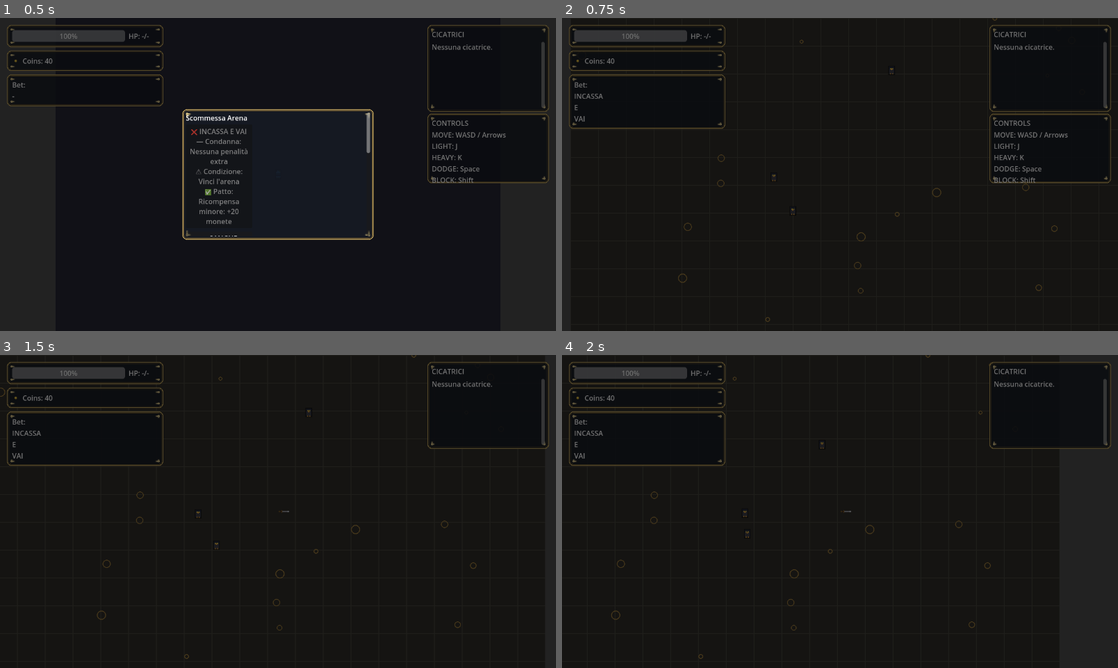
Above: before the commit, frames 1-4 (two rows, left to right).
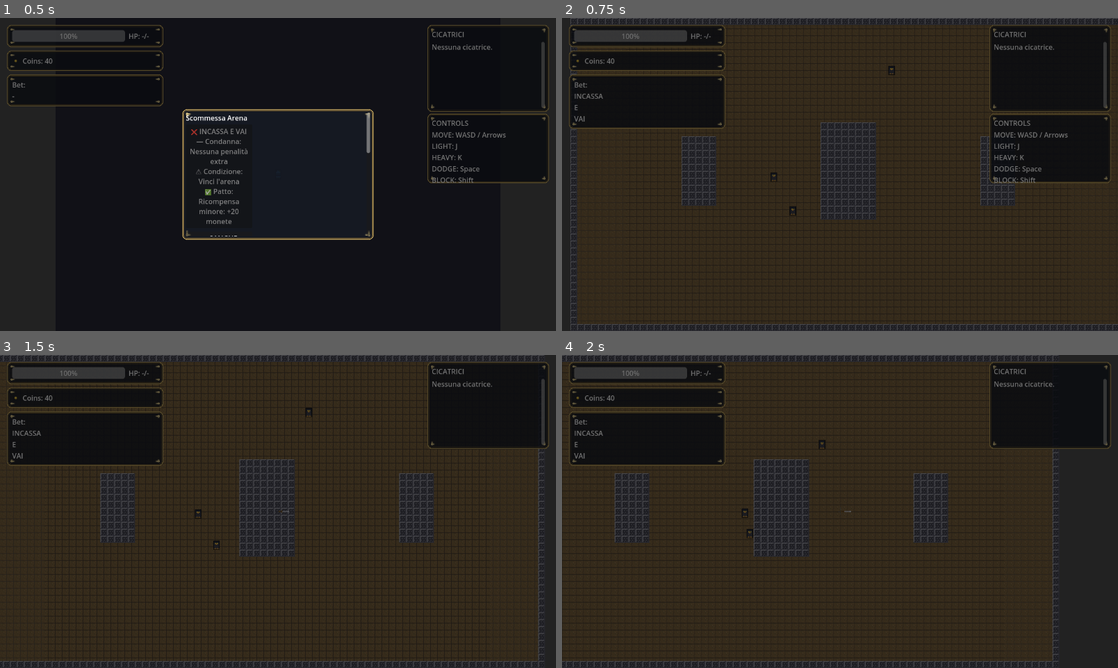
Above: after the commit, the same moments.

Repository: Faratas410/Gallicus-2.0
Game: Godot game, scene res://scenes/Main.tscn
Two runs of this game, one before a commit and one after it. Both use one fixed random seed, a clock stepped at 60 frames per second and the inputs below.
Inputs (mouse positions are in pixels of both pictures, inside the frame that each line leads up to):
- Up to frame 1 (0.5 s): no input
- Up to frame 2 (0.75 s): click "❌ INCASSA E VAI — Condanna: N…" at 0.5 s
- Up to frame 3 (1.5 s): tap Enter at 1.25 s; move the mouse to (400, 495) at 1.27 s; hold D (move_right) from 1.28 s (still down); tap K (attack_heavy) at 1.35 s; click (400, 495) at 1.42 s
- Up to frame 4 (2 s): keep holding D (move_right)

Frame 1 is identical in both runs. In frame 2, 59% of the frame differs, in the area x 1-100%, y 0-100%; in frame 3, 62%; in frame 4, 63%, in the area x 0-90%, y 0-100%.

Commit message:
Update arenas to tilemap visuals and pixel filters

Diff:
--- a/scenes/Player.tscn
+++ b/scenes/Player.tscn
@@ -26,13 +26,13 @@
 modulate = Color(0.2, 0.6, 0.9, 1)
 texture = ExtResource("2")
 centered = true
-texture_filter = 1
+texture_filter = 2
 
 [node name="SwordSprite" type="Sprite2D" parent="."]
 position = Vector2(10, -10)
 texture = ExtResource("3")
 centered = true
-texture_filter = 1
+texture_filter = 2
 z_index = 10
 visible = true
 
--- a/scenes/UI.tscn
+++ b/scenes/UI.tscn
@@ -109,6 +109,7 @@
 expand_mode = 1
 stretch_mode = 5
 texture = ExtResource("5")
+texture_filter = 2
 
 [node name="CoinsLabel" type="Label" parent="HUD/SafeMargin/TopRow/LeftColumn/CoinsRow/CoinsContent"]
 autowrap_mode = 2
--- a/scenes/arenas/Arena_01_TrainingYard.tscn
+++ b/scenes/arenas/Arena_01_TrainingYard.tscn
@@ -1,6 +1,6 @@
 [gd_scene format=3]
 
-[ext_resource type="Texture2D" path="res://assets/arenas/training_yard.png" id="1"]
+[ext_resource type="Script" path="res://scripts/arena_tilemap.gd" id="1"]
 
 [sub_resource type="RectangleShape2D" id="RectangleShape2D_1"]
 size = Vector2(1280.00, 32.00)
@@ -15,7 +15,7 @@
 size = Vector2(32.00, 720.00)
 
 [sub_resource type="RectangleShape2D" id="RectangleShape2D_5"]
-size = Vector2(140.00, 220.00)
+size = Vector2(128.00, 224.00)
 
 [sub_resource type="RectangleShape2D" id="RectangleShape2D_6"]
 size = Vector2(80.00, 160.00)
@@ -25,10 +25,9 @@
 
 [node name="ArenaRoot" type="Node2D"]
 
-[node name="Background" type="Sprite2D" parent="."]
-texture = ExtResource("1")
-centered = false
-position = Vector2(0, 0)
+[node name="ArenaTiles" type="TileMap" parent="."]
+script = ExtResource("1")
+layout_id = 1
 
 [node name="Bounds" type="StaticBody2D" parent="."]
 [node name="Col_00" type="CollisionShape2D" parent="Bounds"]
@@ -49,12 +48,12 @@
 
 [node name="Col_04" type="CollisionShape2D" parent="Bounds"]
 shape = SubResource("RectangleShape2D_5")
-position = Vector2(640.00, 360.00)
+position = Vector2(640.00, 352.00)
 
 [node name="Col_05" type="CollisionShape2D" parent="Bounds"]
 shape = SubResource("RectangleShape2D_6")
-position = Vector2(320.00, 360.00)
+position = Vector2(296.00, 352.00)
 
 [node name="Col_06" type="CollisionShape2D" parent="Bounds"]
 shape = SubResource("RectangleShape2D_7")
-position = Vector2(960.00, 360.00)
+position = Vector2(984.00, 352.00)
--- a/scenes/arenas/Arena_02_OwlSanctum.tscn
+++ b/scenes/arenas/Arena_02_OwlSanctum.tscn
@@ -1,6 +1,6 @@
 [gd_scene format=3]
 
-[ext_resource type="Texture2D" path="res://assets/arenas/owl_sanctum.png" id="1"]
+[ext_resource type="Script" path="res://scripts/arena_tilemap.gd" id="1"]
 
 [sub_resource type="RectangleShape2D" id="RectangleShape2D_1"]
 size = Vector2(1280.00, 32.00)
@@ -15,20 +15,19 @@
 size = Vector2(32.00, 720.00)
 
 [sub_resource type="RectangleShape2D" id="RectangleShape2D_5"]
-size = Vector2(220.00, 120.00)
+size = Vector2(160.00, 96.00)
 
 [sub_resource type="RectangleShape2D" id="RectangleShape2D_6"]
-size = Vector2(140.00, 80.00)
+size = Vector2(128.00, 64.00)
 
 [sub_resource type="RectangleShape2D" id="RectangleShape2D_7"]
-size = Vector2(140.00, 80.00)
+size = Vector2(128.00, 64.00)
 
 [node name="ArenaRoot" type="Node2D"]
 
-[node name="Background" type="Sprite2D" parent="."]
-texture = ExtResource("1")
-centered = false
-position = Vector2(0, 0)
+[node name="ArenaTiles" type="TileMap" parent="."]
+script = ExtResource("1")
+layout_id = 2
 
 [node name="Bounds" type="StaticBody2D" parent="."]
 [node name="Col_00" type="CollisionShape2D" parent="Bounds"]
@@ -49,12 +48,12 @@
 
 [node name="Col_04" type="CollisionShape2D" parent="Bounds"]
 shape = SubResource("RectangleShape2D_5")
-position = Vector2(640.00, 360.00)
+position = Vector2(640.00, 352.00)
 
 [node name="Col_05" type="CollisionShape2D" parent="Bounds"]
 shape = SubResource("RectangleShape2D_6")
-position = Vector2(640.00, 180.00)
+position = Vector2(640.00, 128.00)
 
 [node name="Col_06" type="CollisionShape2D" parent="Bounds"]
 shape = SubResource("RectangleShape2D_7")
-position = Vector2(640.00, 540.00)
+position = Vector2(640.00, 592.00)
--- a/scenes/arenas/Arena_03_SandPit.tscn
+++ b/scenes/arenas/Arena_03_SandPit.tscn
@@ -1,6 +1,6 @@
 [gd_scene format=3]
 
-[ext_resource type="Texture2D" path="res://assets/arenas/sand_pit.png" id="1"]
+[ext_resource type="Script" path="res://scripts/arena_tilemap.gd" id="1"]
 
 [sub_resource type="RectangleShape2D" id="RectangleShape2D_1"]
 size = Vector2(1280.00, 32.00)
@@ -15,20 +15,19 @@
 size = Vector2(32.00, 720.00)
 
 [sub_resource type="RectangleShape2D" id="RectangleShape2D_5"]
-size = Vector2(120.00, 120.00)
+size = Vector2(96.00, 96.00)
 
 [sub_resource type="RectangleShape2D" id="RectangleShape2D_6"]
-size = Vector2(120.00, 120.00)
+size = Vector2(96.00, 96.00)
 
 [sub_resource type="RectangleShape2D" id="RectangleShape2D_7"]
-size = Vector2(220.00, 90.00)
+size = Vector2(192.00, 64.00)
 
 [node name="ArenaRoot" type="Node2D"]
 
-[node name="Background" type="Sprite2D" parent="."]
-texture = ExtResource("1")
-centered = false
-position = Vector2(0, 0)
+[node name="ArenaTiles" type="TileMap" parent="."]
+script = ExtResource("1")
+layout_id = 3
 
 [node name="Bounds" type="StaticBody2D" parent="."]
 [node name="Col_00" type="CollisionShape2D" parent="Bounds"]
@@ -49,11 +48,11 @@
 
 [node name="Col_04" type="CollisionShape2D" parent="Bounds"]
 shape = SubResource("RectangleShape2D_5")
-position = Vector2(426.67, 240.00)
+position = Vector2(336.00, 208.00)
 
 [node name="Col_05" type="CollisionShape2D" parent="Bounds"]
 shape = SubResource("RectangleShape2D_6")
-position = Vector2(853.33, 240.00)
+position = Vector2(944.00, 208.00)
 
 [node name="Col_06" type="CollisionShape2D" parent="Bounds"]
 shape = SubResource("RectangleShape2D_7")
--- a/scenes/arenas/Arena_04_IronCorridor.tscn
+++ b/scenes/arenas/Arena_04_IronCorridor.tscn
@@ -1,6 +1,6 @@
 [gd_scene format=3]
 
-[ext_resource type="Texture2D" path="res://assets/arenas/iron_corridor.png" id="1"]
+[ext_resource type="Script" path="res://scripts/arena_tilemap.gd" id="1"]
 
 [sub_resource type="RectangleShape2D" id="RectangleShape2D_1"]
 size = Vector2(1280.00, 32.00)
@@ -15,20 +15,19 @@
 size = Vector2(32.00, 720.00)
 
 [sub_resource type="RectangleShape2D" id="RectangleShape2D_5"]
-size = Vector2(520.00, 70.00)
+size = Vector2(512.00, 64.00)
 
 [sub_resource type="RectangleShape2D" id="RectangleShape2D_6"]
-size = Vector2(70.00, 220.00)
+size = Vector2(64.00, 160.00)
 
 [sub_resource type="RectangleShape2D" id="RectangleShape2D_7"]
-size = Vector2(70.00, 220.00)
+size = Vector2(64.00, 160.00)
 
 [node name="ArenaRoot" type="Node2D"]
 
-[node name="Background" type="Sprite2D" parent="."]
-texture = ExtResource("1")
-centered = false
-position = Vector2(0, 0)
+[node name="ArenaTiles" type="TileMap" parent="."]
+script = ExtResource("1")
+layout_id = 4
 
 [node name="Bounds" type="StaticBody2D" parent="."]
 [node name="Col_00" type="CollisionShape2D" parent="Bounds"]
@@ -49,12 +48,12 @@
 
 [node name="Col_04" type="CollisionShape2D" parent="Bounds"]
 shape = SubResource("RectangleShape2D_5")
-position = Vector2(640.00, 360.00)
+position = Vector2(640.00, 352.00)
 
 [node name="Col_05" type="CollisionShape2D" parent="Bounds"]
 shape = SubResource("RectangleShape2D_6")
-position = Vector2(640.00, 220.00)
+position = Vector2(640.00, 176.00)
 
 [node name="Col_06" type="CollisionShape2D" parent="Bounds"]
 shape = SubResource("RectangleShape2D_7")
-position = Vector2(640.00, 500.00)
+position = Vector2(640.00, 544.00)
--- a/scenes/enemies/EnemyBasic.tscn
+++ b/scenes/enemies/EnemyBasic.tscn
@@ -26,6 +26,7 @@
 [node name="Sprite2D" type="Sprite2D" parent="Visual"]
 texture = ExtResource("2")
 centered = true
+texture_filter = 2
 
 [node name="HpAnchor" type="Marker2D" parent="."]
 position = Vector2(0, -28)
--- a/scenes/legacy/Enemy.tscn
+++ b/scenes/legacy/Enemy.tscn
@@ -13,6 +13,7 @@
 [node name="Sprite2D" type="Sprite2D" parent="."]
 texture = ExtResource("2")
 centered = true
+texture_filter = 2
 
 [node name="CollisionShape2D" type="CollisionShape2D" parent="."]
 shape = SubResource("CircleShape2D_1")
--- a/scenes/pickups/Pickup_Coins.tscn
+++ b/scenes/pickups/Pickup_Coins.tscn
@@ -20,5 +20,5 @@
 [node name="Sprite2D" type="Sprite2D" parent="."]
 texture = ExtResource("2")
 centered = true
-texture_filter = 1
+texture_filter = 2
 scale = Vector2(2, 2)
--- a/scenes/pickups/Pickup_Heal.tscn
+++ b/scenes/pickups/Pickup_Heal.tscn
@@ -20,5 +20,5 @@
 [node name="Sprite2D" type="Sprite2D" parent="."]
 texture = ExtResource("2")
 centered = true
-texture_filter = 1
+texture_filter = 2
 scale = Vector2(2, 2)
--- a/scenes/pickups/Pickup_SpeedBoost.tscn
+++ b/scenes/pickups/Pickup_SpeedBoost.tscn
@@ -21,5 +21,5 @@
 [node name="Sprite2D" type="Sprite2D" parent="."]
 texture = ExtResource("2")
 centered = true
-texture_filter = 1
+texture_filter = 2
 scale = Vector2(2, 2)
--- /dev/null
+++ b/scripts/arena_tilemap.gd
@@ -0,0 +1,102 @@
+extends TileMap
+
+const TILE_SIZE: int = 16
+const GRID_WIDTH: int = 80
+const GRID_HEIGHT: int = 45
+const LAYER: int = 0
+const ATLAS_COORDS: Vector2i = Vector2i.ZERO
+
+const LAYOUT_TRAINING_YARD: int = 1
+const LAYOUT_OWL_SANCTUM: int = 2
+const LAYOUT_SAND_PIT: int = 3
+const LAYOUT_IRON_CORRIDOR: int = 4
+
+@export var layout_id: int = LAYOUT_TRAINING_YARD
+
+var _ground_source_id: int = -1
+var _wall_source_id: int = -1
+
+func _ready() -> void:
+	texture_filter = CanvasItem.TEXTURE_FILTER_NEAREST
+	_setup_tileset()
+	_build_layout()
+
+func _setup_tileset() -> void:
+	var new_tile_set: TileSet = TileSet.new()
+	new_tile_set.tile_size = Vector2i(TILE_SIZE, TILE_SIZE)
+
+	var ground_texture: Texture2D = preload("res://assets/tiles/tile_ground_16.png")
+	var wall_texture: Texture2D = preload("res://assets/tiles/tile_wall_16.png")
+
+	var ground_source: TileSetAtlasSource = _make_source(ground_texture)
+	_ground_source_id = new_tile_set.add_source(ground_source)
+
+	var wall_source: TileSetAtlasSource = _make_source(wall_texture)
+	_wall_source_id = new_tile_set.add_source(wall_source)
+
+	tile_set = new_tile_set
+
+func _make_source(texture: Texture2D) -> TileSetAtlasSource:
+	var source: TileSetAtlasSource = TileSetAtlasSource.new()
+	source.texture = texture
+	source.texture_region_size = Vector2i(TILE_SIZE, TILE_SIZE)
+	source.create_tile(ATLAS_COORDS)
+	return source
+
+func _build_layout() -> void:
+	clear()
+	_fill_ground()
+	_paint_border()
+
+	match layout_id:
+		LAYOUT_TRAINING_YARD:
+			_paint_training_yard()
+		LAYOUT_OWL_SANCTUM:
+			_paint_owl_sanctum()
+		LAYOUT_SAND_PIT:
+			_paint_sand_pit()
+		LAYOUT_IRON_CORRIDOR:
+			_paint_iron_corridor()
+		_:
+			_paint_training_yard()
+
+func _fill_ground() -> void:
+	for y in range(GRID_HEIGHT):
+		for x in range(GRID_WIDTH):
+			set_cell(LAYER, Vector2i(x, y), _ground_source_id, ATLAS_COORDS)
+
+func _paint_border() -> void:
+	for x in range(GRID_WIDTH):
+		_set_wall(Vector2i(x, 0))
+		_set_wall(Vector2i(x, GRID_HEIGHT - 1))
+	for y in range(GRID_HEIGHT):
+		_set_wall(Vector2i(0, y))
+		_set_wall(Vector2i(GRID_WIDTH - 1, y))
+
+func _set_wall(coords: Vector2i) -> void:
+	set_cell(LAYER, coords, _wall_source_id, ATLAS_COORDS)
+
+func _fill_rect(start_x: int, start_y: int, width: int, height: int) -> void:
+	for y in range(height):
+		for x in range(width):
+			_set_wall(Vector2i(start_x + x, start_y + y))
+
+func _paint_training_yard() -> void:
+	_fill_rect(36, 15, 8, 14)
+	_fill_rect(16, 17, 5, 10)
+	_fill_rect(59, 17, 5, 10)
+
+func _paint_owl_sanctum() -> void:
+	_fill_rect(35, 19, 10, 6)
+	_fill_rect(36, 6, 8, 4)
+	_fill_rect(36, 35, 8, 4)
+
+func _paint_sand_pit() -> void:
+	_fill_rect(18, 10, 6, 6)
+	_fill_rect(56, 10, 6, 6)
+	_fill_rect(34, 28, 12, 4)
+
+func _paint_iron_corridor() -> void:
+	_fill_rect(24, 20, 32, 4)
+	_fill_rect(38, 6, 4, 10)
+	_fill_rect(38, 29, 4, 10)
